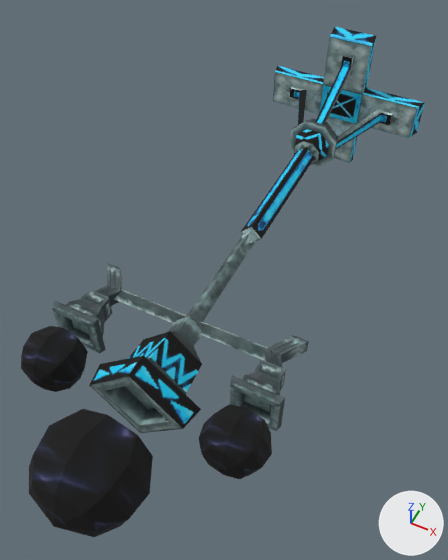
An edit to the OBJ model sceneobjs/zhongbu_fuben_219/zhongbu_fuben_219_ludeng_01.obj, drawn before and after from the same camera.
The view is the same before and after, from a 50 mm lens placed at (63.0, -246.0, 155.0), pointed at (-2.0, -116.0, -7.0). The axes (+X, +Y, +Z) are drawn at lower right. The lights are the same throughout. Where no turn or scale is listed for an object, it has been applied to the vertices. Vertices at the same position are counted once.

The first picture shows 'zhongbu_fuben_219_ludeng_01'.
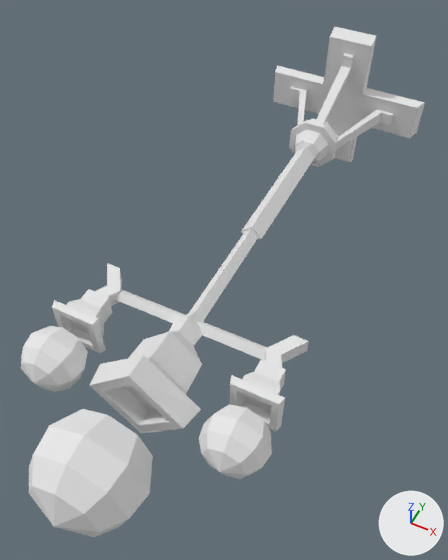
What differs and where, as boxes [x1, y1, x2, y2] in the pictures (448 x 560 px):
part 1 of me_zhongbu_fuben_219_ludeng_01, recoloured
    both: [52, 37, 417, 432]
part 2 of me_zhongbu_fuben_219_ludeng_01, recoloured
    both: [89, 27, 425, 433]
part 3 of me_zhongbu_fuben_219_ludeng_01, recoloured (black to white)
    both: [21, 326, 272, 537]

The change, as a diff of the scene's bpy script:
```diff
--- a/sceneobjs/zhongbu_fuben_219/zhongbu_fuben_219_ludeng_01.obj.py
+++ b/sceneobjs/zhongbu_fuben_219/zhongbu_fuben_219_ludeng_01.obj.py
@@ mat_material_4_1 @@
+mat_material_4_1 = principled_material('material_4')
+mat_material_4_1.base_color = (0.8, 0.8, 0.8)  # white #e7e7e7
+mat_material_4_1.roughness = 1.0
@@ mat_material_1_1 @@
+mat_material_1_1 = principled_material('material_1')
+mat_material_1_1.base_color = (0.8, 0.8, 0.8)  # white #e7e7e7
+mat_material_1_1.roughness = 1.0
@@ mat_material_3_1 @@
+mat_material_3_1 = principled_material('material_3')
+mat_material_3_1.base_color = (0.8, 0.8, 0.8)  # white #e7e7e7
+mat_material_3_1.roughness = 1.0
@@ me_zhongbu_fuben_219_ludeng_01 @@
 me_zhongbu_fuben_219_ludeng_01.from_pydata(...)  # 478 vertices, 704 faces; spans x -40.0..40.0, y -214.0..1.0, z -31.0..31.0
 # used by ob_zhongbu_fuben_219_ludeng_01; location = (0.0, 0.0, 0.0)
+# me_zhongbu_fuben_219_ludeng_01 part 1: all 420 faces that had it switch from mat_material_1 (picture img_zhongbu_fuben_219_ludeng_01a_png) to mat_material_1_1 (white #e7e7e7)
+# me_zhongbu_fuben_219_ludeng_01 part 2: all 92 faces that had it switch from mat_material_3 (picture img_tx_zhanchang_fuben_219_08_png) to mat_material_3_1 (white #e7e7e7)
+# me_zhongbu_fuben_219_ludeng_01 part 3: all 192 faces that had it switch from mat_material_4 (picture img_tx_zhanchang_fuben_219_04_png) to mat_material_4_1 (white #e7e7e7)
```
